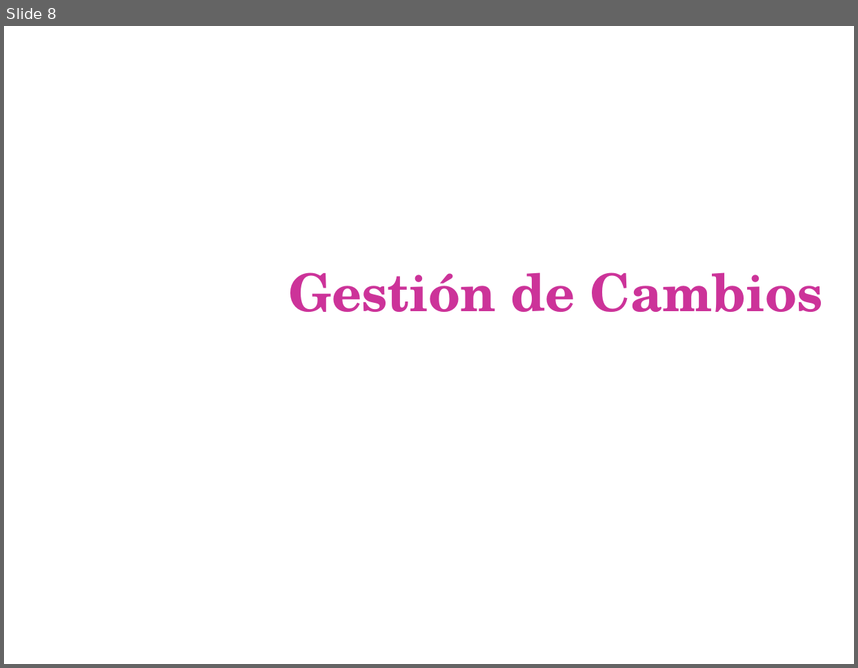
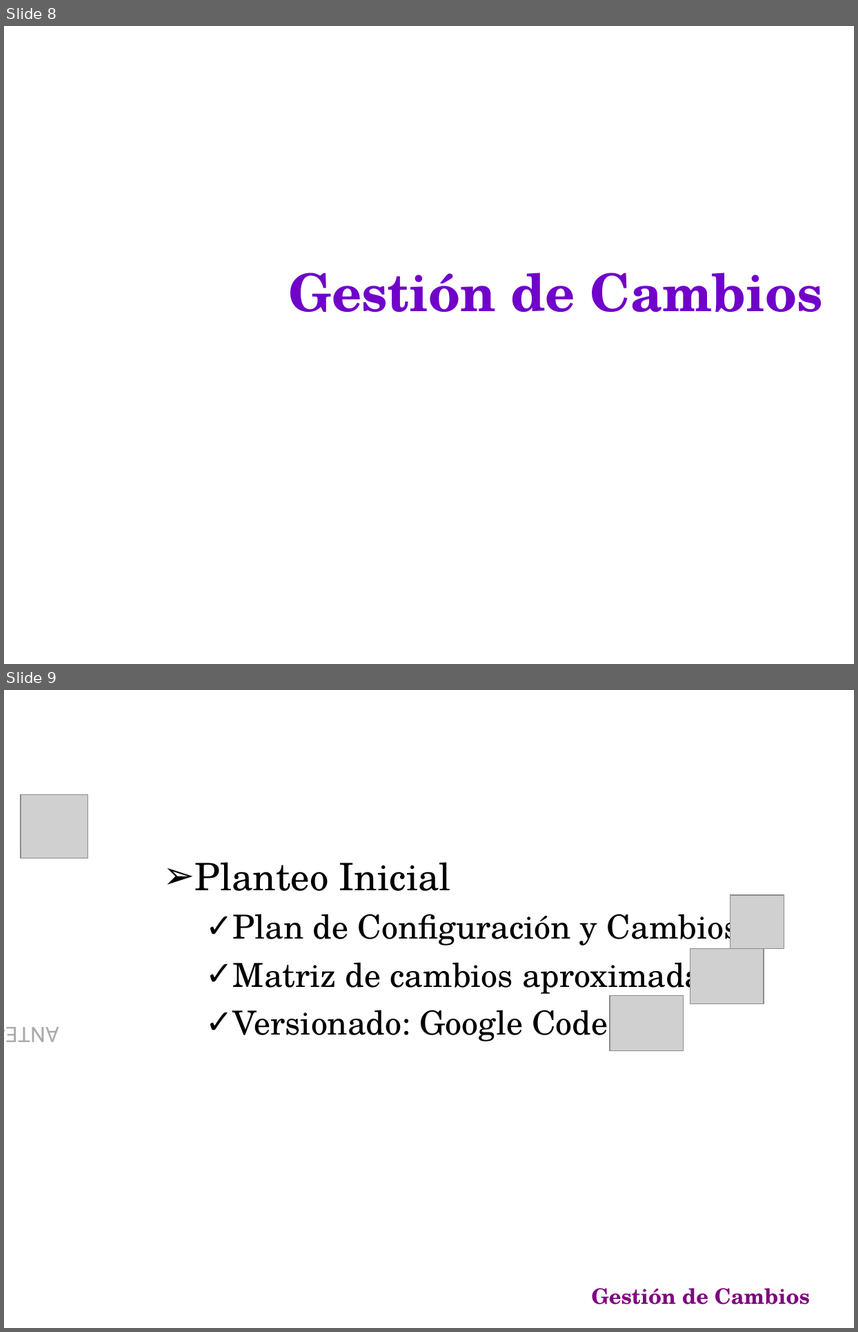
Before and after one commit to emmanuelfls371/softmart7547, a slide deck: docs/CarpetaEntrega/PresFinal.ppt. Shown one above the other, each under a label of ours: slide 8 before the commit, slides 8 and 9 after it. The pictures are 858x668 and 858x1332 pixels, drawn with LibreOffice and Linux fonts; fonts in the diff are those of the drawing; grey boxes stand for pictures; background and template pictures are left out. Boxes give left, top, right and bottom in pixels: in the first picture for what was removed or moved away, otherwise in the second. Text is boxed around its words. In the diff, an @@ line names an element or a change of style, - is before the commit and + after.

Commit message:
Presentacion con mas formato y cambios

```diff
--- a/docs/CarpetaEntrega/PresFinal.ppt
+++ b/docs/CarpetaEntrega/PresFinal.ppt
@@ slide 9 added at (x1=4, y1=690, x2=854, y2=1328), background picture (left out) @@
@@ picture added at (x1=21, y1=795, x2=88, y2=858) @@
@@ text added at (x1=34, y1=875, x2=67, y2=1196), 18 pt, text gradient #AAAAAA to #7002CA @@
+ANTES
@@ text added at (x1=195, y1=862, x2=740, y2=1041), 28 pt, text #000000 @@
+➢ Planteo Inicial
+  ✓ Plan de Configuración y Cambios
+  ✓ Matriz de cambios aproximada
+  ✓ Versionado: Google Code
@@ picture added at (x1=730, y1=895, x2=784, y2=949) @@
@@ picture added at (x1=690, y1=949, x2=764, y2=1004) @@
@@ picture added at (x1=610, y1=995, x2=684, y2=1050) @@
@@ text added at (x1=591, y1=1288, x2=810, y2=1304), 18 pt, text #800080, bold @@
+Gestión de Cambios
@@ slide 8 changed as well @@
@@ title "Gestión de Cambios" at (x1=288, y1=272, x2=822, y2=312): text colour #CC3399 to #7002CA @@
```
Also in this commit, not shown: 17 other slides changed, 5 other slides added, 10 slides removed.
